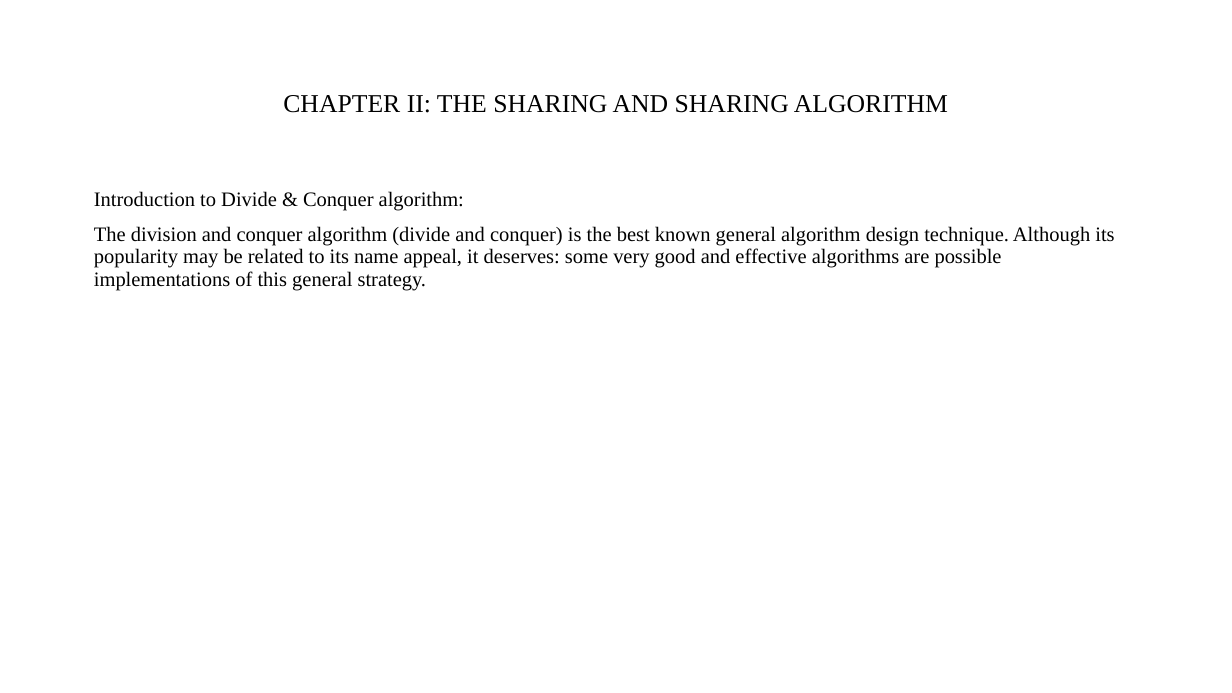
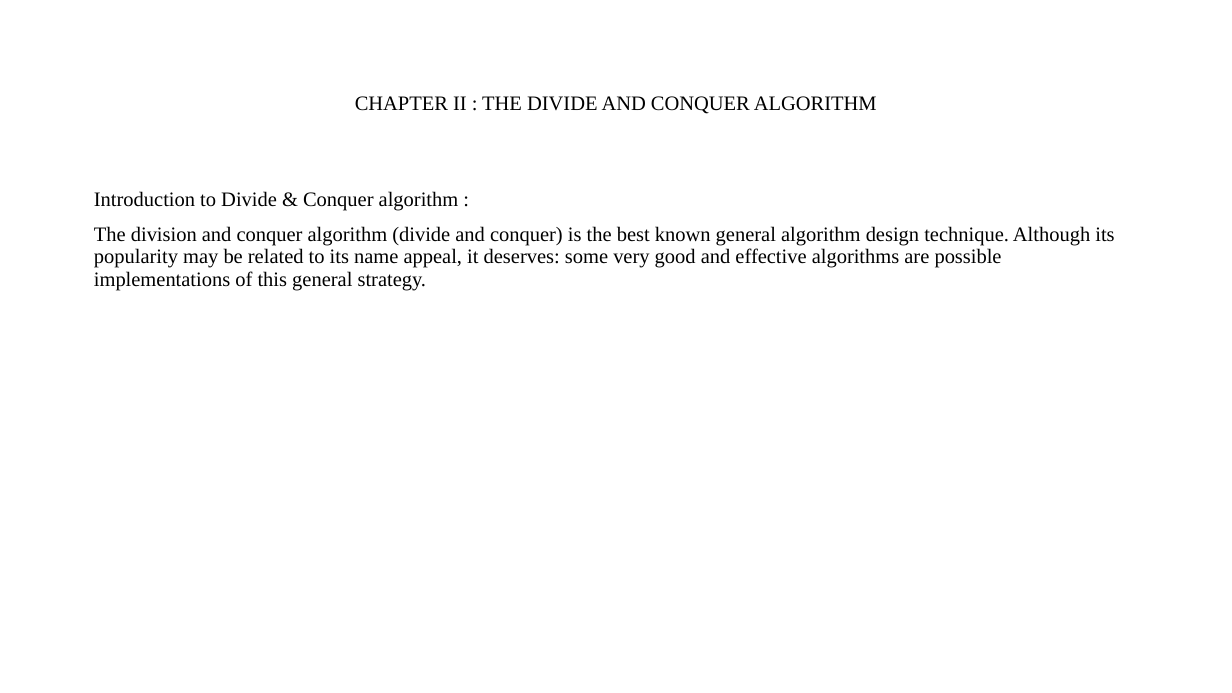
Before and after one commit to nqcccccc/designAndAlgorithm, a slide deck: slide 9 of bestone/BLANC.pptx. Drawn at 1232x693 pixels with LibreOffice and Linux fonts; fonts in the diff are those of the drawing. Boxes give left, top, right and bottom in pixels: in the first picture for what was removed or moved away, otherwise in the second. Text is boxed around its words. In the diff, an @@ line names an element or a change of style, - is before the commit and + after.

```diff
--- a/bestone/BLANC.pptx
+++ b/bestone/BLANC.pptx
@@ title at (355,96,877,114): text changed; size 20 to 16 pt @@
-CHAPTER II: THE SHARING AND SHARING ALGORITHM
+CHAPTER II : THE DIVIDE AND CONQUER ALGORITHM
@@ text at (94,191,459,211): spaces changed @@
-Introduction to Divide & Conquer algorithm:
+Introduction to Divide & Conquer algorithm :
```
Also in this commit, not shown: 33 other slides changed.
